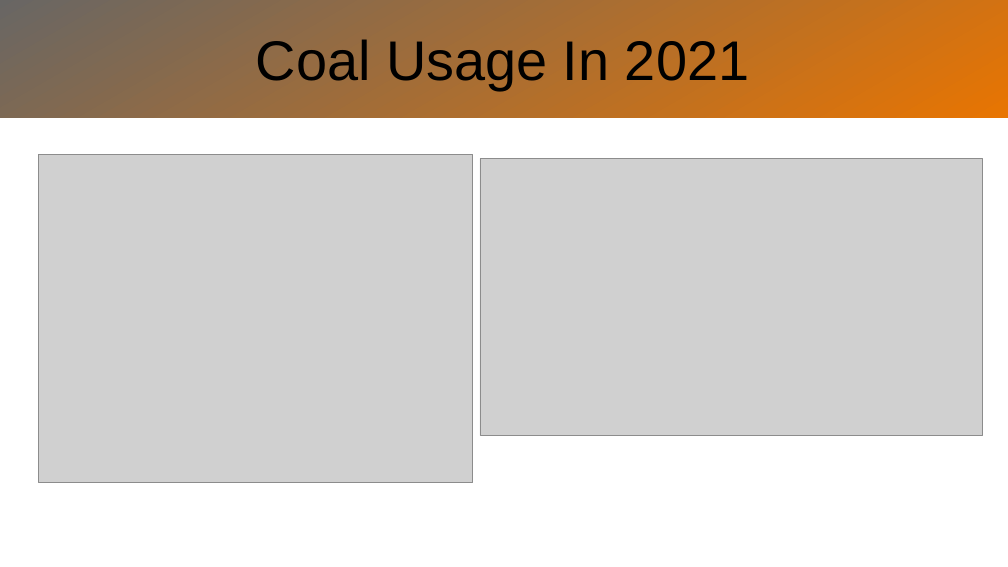
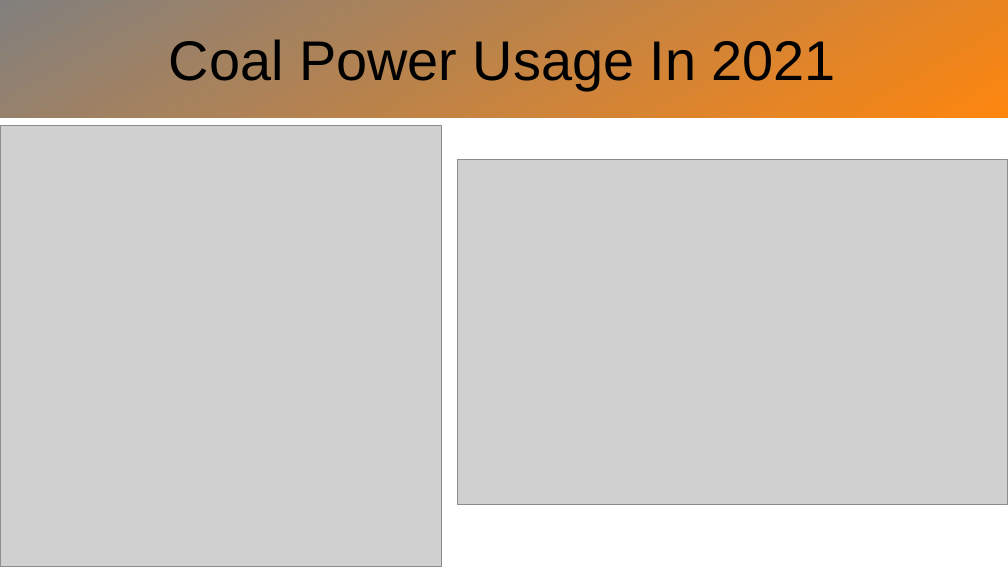
Before and after one commit to kim-tynes/EnergySourcesPortfolioProject, a slide deck: slide 5 of energy.pptx. Drawn at 1008x567 pixels with LibreOffice and Linux fonts; fonts in the diff are those of the drawing; grey boxes stand for pictures. Boxes give left, top, right and bottom in pixels: in the first picture for what was removed or moved away, otherwise in the second. Text is boxed around its words. In the diff, an @@ line names an element or a change of style, - is before the commit and + after.

```diff
--- a/energy.pptx
+++ b/energy.pptx
@@ title "Coal Power Usage In 2021" at (0,0,1008,117): fill gradient #666666 to #EA7500 to gradient #808080 to #FF860D @@
@@ title at (169,39,836,90): text changed @@
-Coal Usage In 2021
+Coal Power Usage In 2021
@@ picture: place and size @@
-picture at (38,155,473,484)
+picture at (0,125,442,567)
@@ picture: place and size @@
-picture at (480,159,983,436)
+picture at (457,160,1008,504)
```
Also in this commit, not shown: 6 other slides changed.
